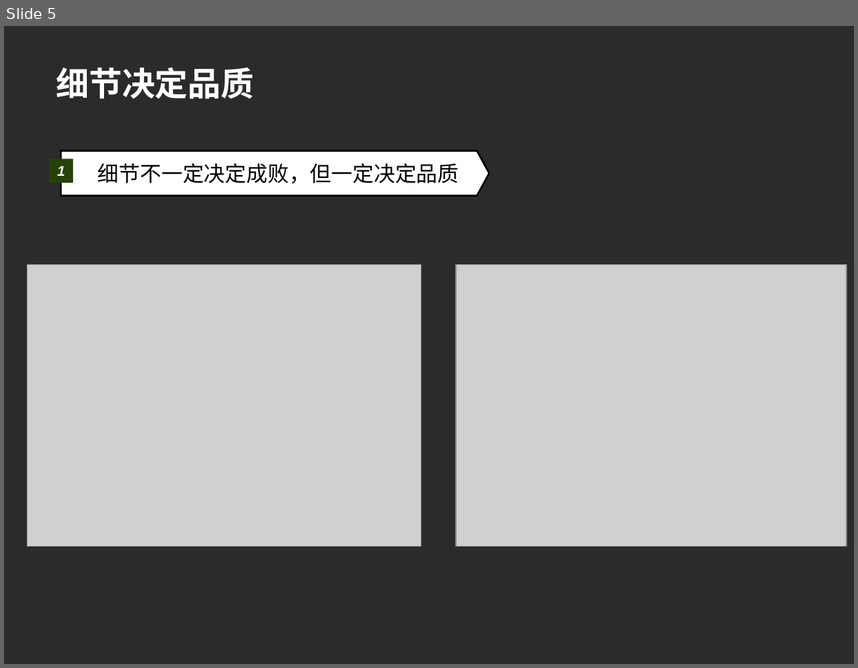
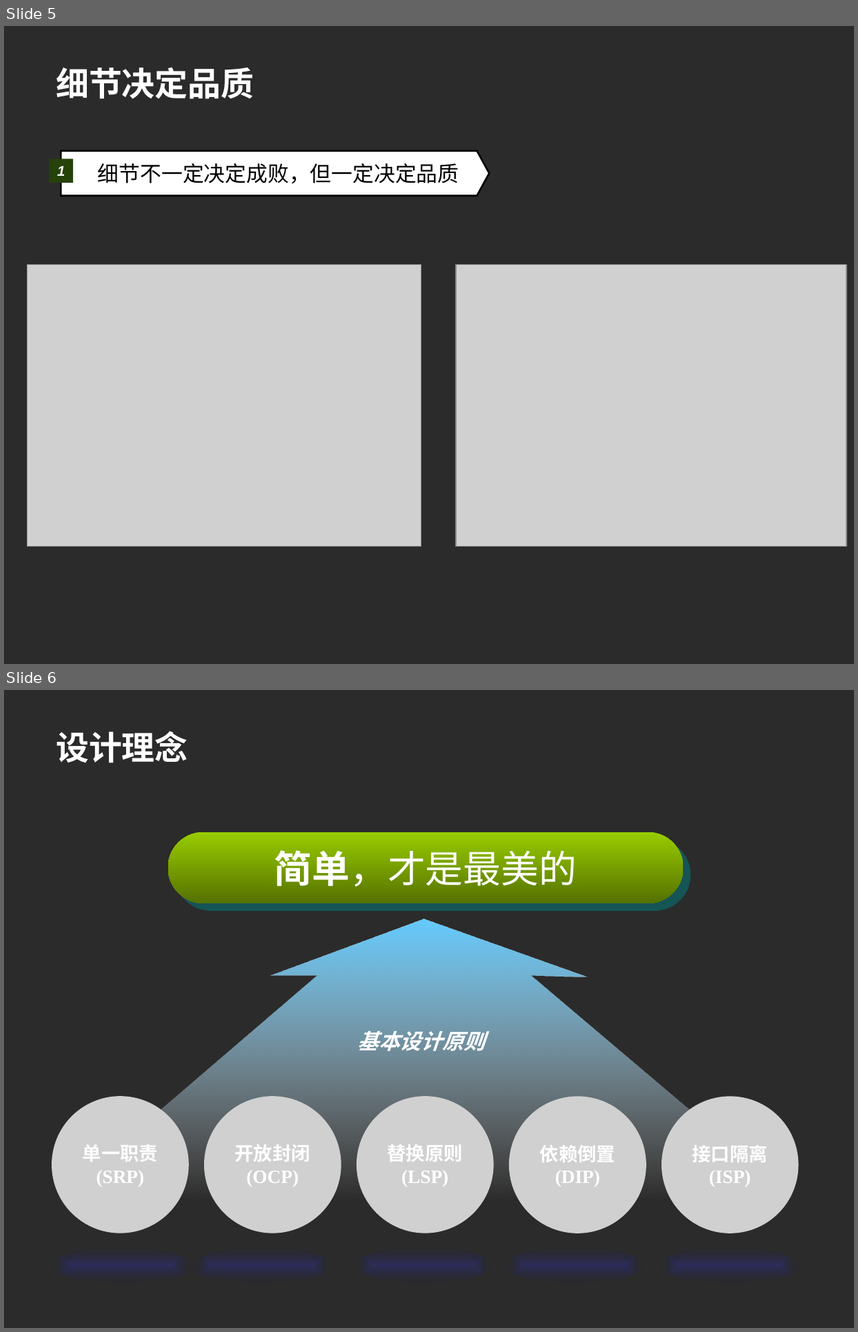
Before and after one commit to shtzr840329/mooon, a slide deck: distributed_platform/docs/mooon.ppt. Shown one above the other, each under a label of ours: slide 5 before the commit, slides 5 and 6 after it. The pictures are 858x668 and 858x1332 pixels, drawn with LibreOffice and Linux fonts; fonts in the diff are those of the drawing; grey boxes stand for pictures; background and template pictures are left out; a plain dark background stands for a picture behind light text. Boxes give left, top, right and bottom in pixels: in the first picture for what was removed or moved away, otherwise in the second. Text is boxed around its words. In the diff, an @@ line names an element or a change of style, - is before the commit and + after.

```diff
--- a/distributed_platform/docs/mooon.ppt
+++ b/distributed_platform/docs/mooon.ppt
@@ slide 6 added at (x1=4, y1=690, x2=854, y2=1328), background picture (left out) @@
@@ title added at (x1=56, y1=731, x2=188, y2=763), 28 pt, text #FFFFFF, bold @@
+设计理念
@@ rounded rectangle added at (x1=168, y1=832, x2=683, y2=903), fill gradient #99CC00 to #557100, 32 pt, text #FFFFFF @@
+简单，才是最美的
@@ freeform shape added at (x1=54, y1=918, x2=797, y2=1200), fill gradient #66CCFF to #FFFFFF @@
@@ text added at (x1=357, y1=1031, x2=485, y2=1051), 18 pt, text #FFFFFF, bold, italic @@
+基本设计原则
@@ picture added at (x1=52, y1=1096, x2=188, y2=1232), 16 pt, text #FFFFFF, bold @@
+单一职责
+(SRP)
@@ picture added at (x1=204, y1=1096, x2=341, y2=1232), 16 pt, text #FFFFFF, bold @@
+开放封闭
+(OCP)
@@ picture added at (x1=357, y1=1096, x2=494, y2=1232), 16 pt, text #FFFFFF, bold @@
+替换原则
+(LSP)
@@ picture added at (x1=509, y1=1096, x2=646, y2=1233), 16 pt, text #FFFFFF, bold @@
+依赖倒置
+(DIP)
@@ picture added at (x1=662, y1=1096, x2=799, y2=1233), 16 pt, text #FFFFFF, bold @@
+接口隔离
+(ISP)
@@ ellipse added at (x1=53, y1=1247, x2=190, y2=1283), fill gradient #3333CC to #17175E @@
@@ ellipse added at (x1=194, y1=1247, x2=330, y2=1283), fill gradient #3333CC to #17175E @@
@@ ellipse added at (x1=355, y1=1247, x2=492, y2=1283), fill gradient #3333CC to #17175E @@
@@ ellipse added at (x1=506, y1=1247, x2=642, y2=1283), fill gradient #3333CC to #17175E @@
@@ ellipse added at (x1=661, y1=1247, x2=798, y2=1283), fill gradient #3333CC to #17175E @@
```
Also in this commit, not shown: 9 slides changed, 9 other slides added, 2 slides removed, 1 other file.
